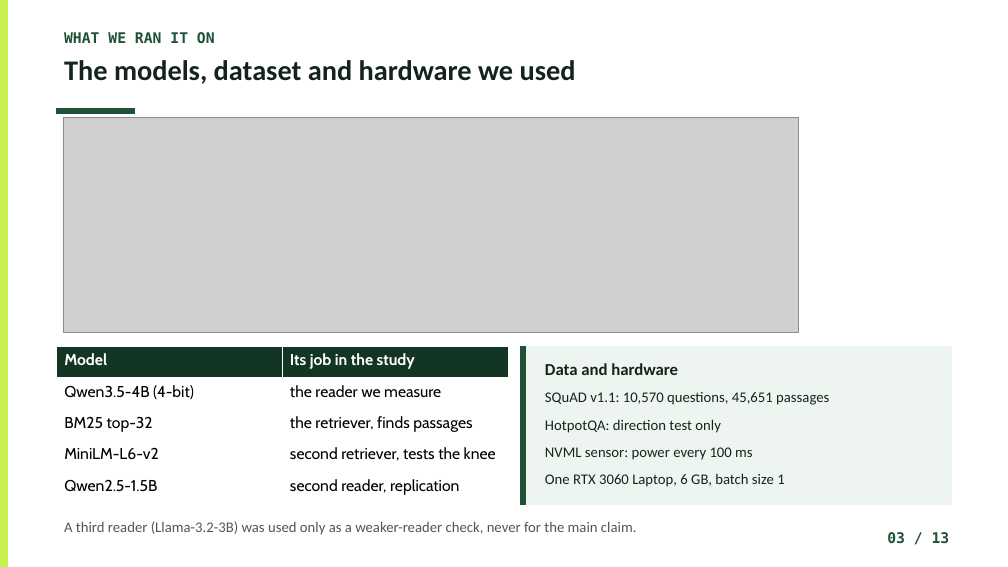
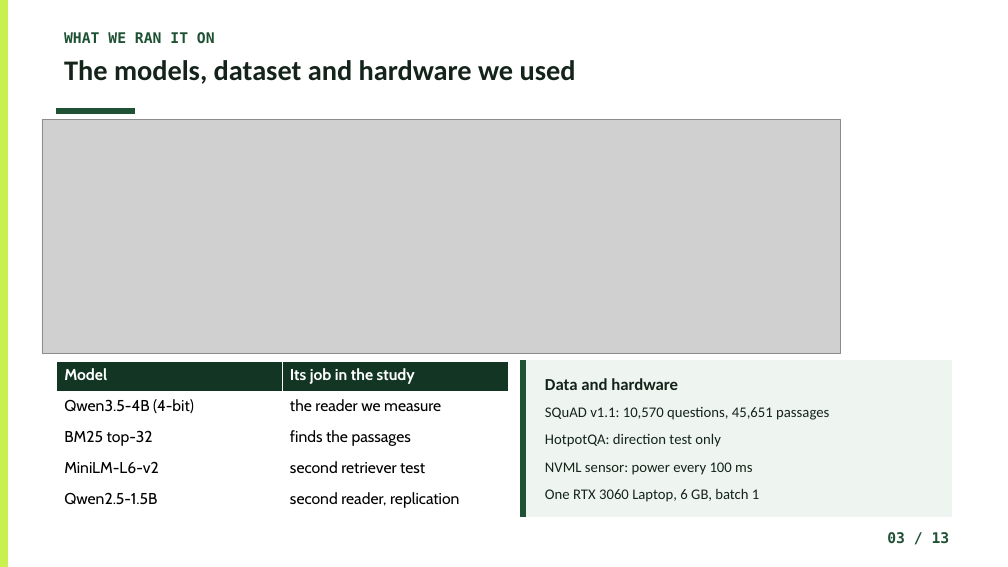
Before and after one commit to Atik203/energy-optimal-rag, a slide deck: slide 3 of Slides/Energy_Methodology_Presentation.pptx. Drawn at 1008x567 pixels with LibreOffice and Linux fonts; fonts in the diff are those of the drawing; grey boxes stand for pictures. Boxes give left, top, right and bottom in pixels: in the first picture for what was removed or moved away, otherwise in the second. Text is boxed around its words. In the diff, an @@ line names an element or a change of style, - is before the commit and + after.

Commit message:
docs: two main slides per member, fix pipeline label, enlarge sweep figure
Deck: slide 3 pipeline label now sits inside its box; slide 4 sweep figure enlarged to 520x338 with the three choices beside it; slide 12 rebuilt as the closing slide so the run is 1 title, 10 main slides (2 per member), 1 close, 1 references. Findings content folded into the close. Script re-mapped to match: Member 4 takes slides 8-9, Member 5 takes 10-11 and closes at 12. All five speakers 1.43-1.51 min, 735 words, 7.35 min.

```diff
--- a/Slides/Energy_Methodology_Presentation.pptx
+++ b/Slides/Energy_Methodology_Presentation.pptx
@@ picture resized from (x1=63, y1=118, x2=798, y2=333) to (x1=42, y1=119, x2=841, y2=354) @@
@@ table at (x1=57, y1=361, x2=509, y2=517) @@
-row 3, column 2: the retriever, finds passages
+row 3, column 2: finds the passages
-row 4, column 2: second retriever, tests the knee
+row 4, column 2: second retriever test
@@ 4 texts, 2 rectangles, 1 table moved together from (x1=57, y1=346, x2=951, y2=504) to (x1=57, y1=361, x2=951, y2=517) @@
@@ text at (x1=545, y1=488, x2=759, y2=502): text changed @@
-One RTX 3060 Laptop, 6 GB, batch size 1
+One RTX 3060 Laptop, 6 GB, batch 1
@@ text removed at (x1=64, y1=521, x2=637, y2=535) @@
-A third reader (Llama-3.2-3B) was used only as a weaker-reader check, never for the main claim.
```
Also in this commit, not shown: 1 other slide changed, 1 slide added, 1 slide removed, 13 other files.
